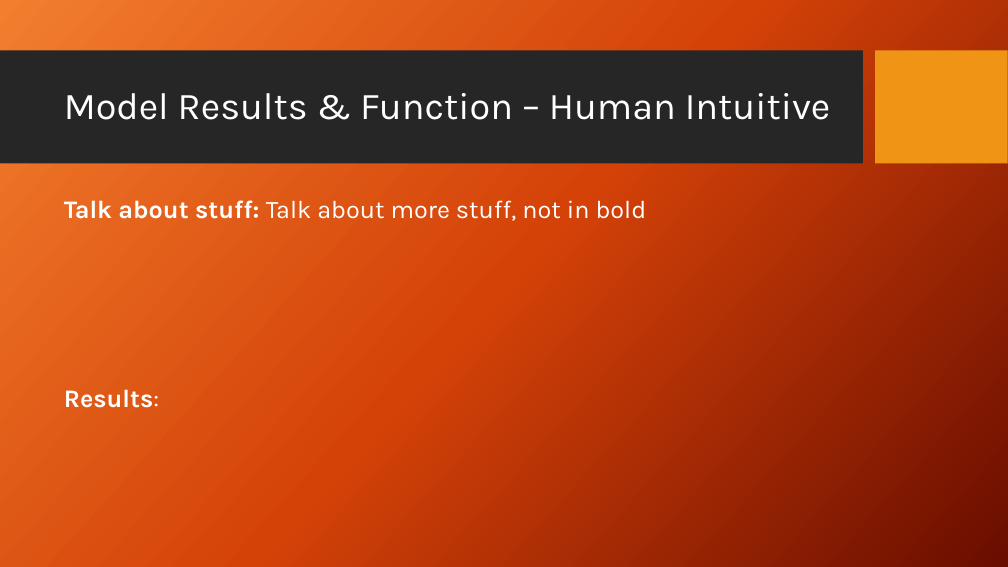
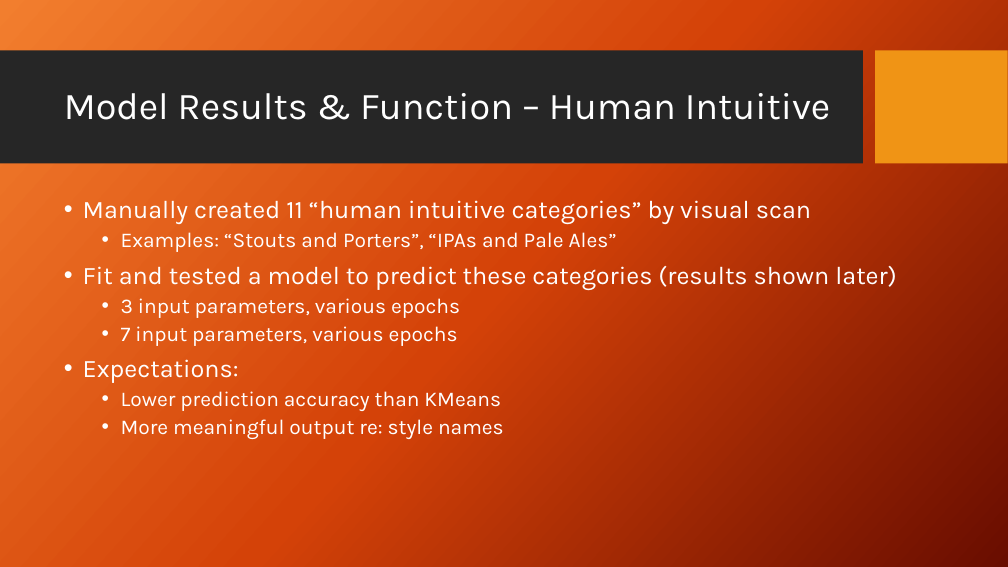
Before and after one commit to brbales/brews_and_views, a slide deck: slide 11 of Neural Beer_Working_042318.pptx (slide 12 before the commit). Drawn at 1008x567 pixels with LibreOffice and Linux fonts; fonts in the diff are those of the drawing; background and template pictures are left out. Boxes give left, top, right and bottom in pixels: in the first picture for what was removed or moved away, otherwise in the second. Text is boxed around its words. In the diff, an @@ line names an element or a change of style, - is before the commit and + after.

```diff
--- a/Neural Beer_Working_042318.pptx
+++ b/Neural Beer_Working_042318.pptx
@@ text at [83,200,896,439]: text changed; size 24 to 20 pt @@
-Talk about stuff: Talk about more stuff, not in bold
-Results:
+• Manually created 11 “human intuitive categories” by visual scan
+  • Examples: “Stouts and Porters”, “IPAs and Pale Ales”
+• Fit and tested a model to predict these categories (results shown later)
+  • 3 input parameters, various epochs
+  • 7 input parameters, various epochs
+• Expectations:
+  • Lower prediction accuracy than KMeans
+  • More meaningful output re: style names
```
Also in this commit, not shown: 3 other slides changed, 1 slide added.
